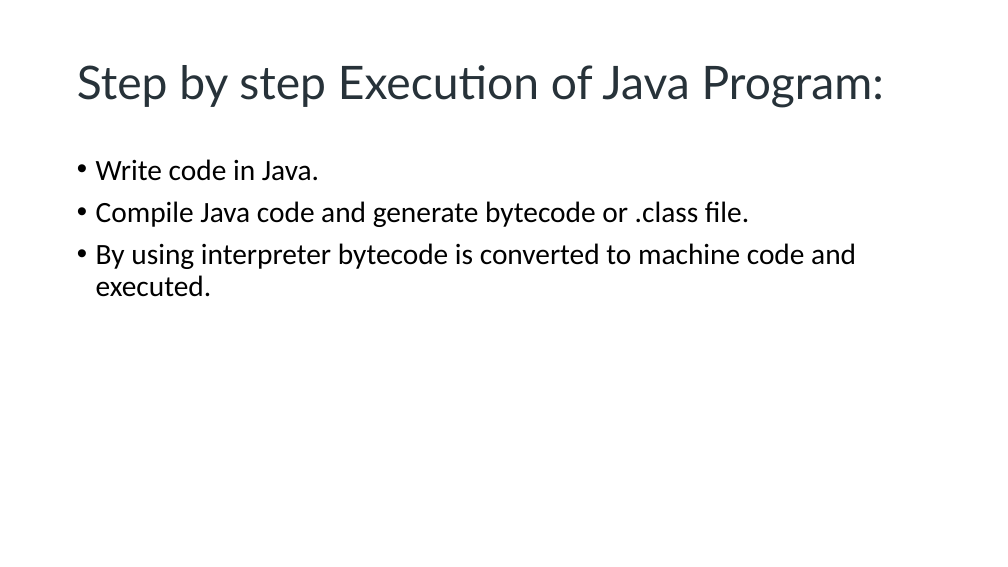
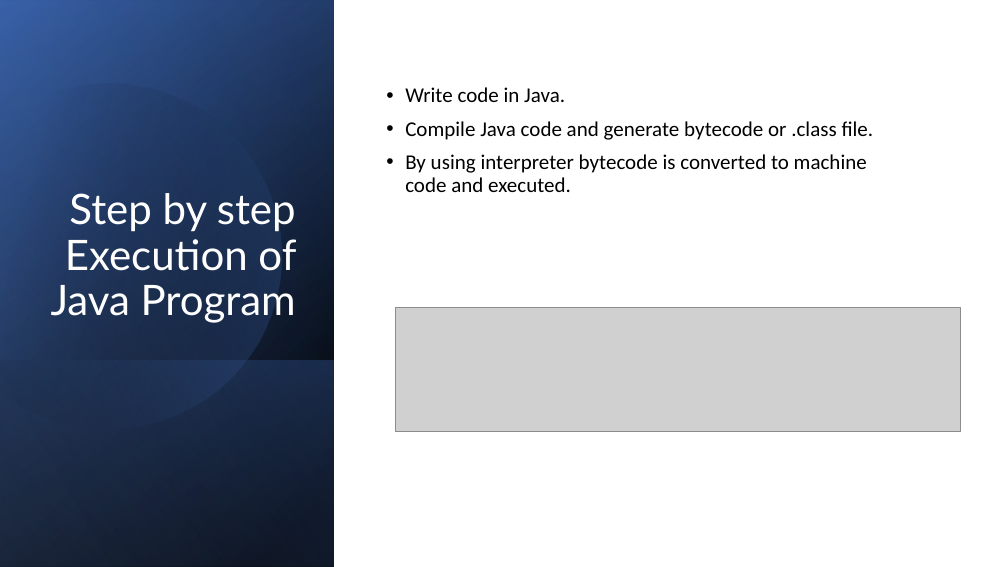
Before and after one commit to adithyavarkuri/Videos, a slide deck: slide 6 of 1.Java Execution/Java Execution.pptx. Drawn at 1008x567 pixels with LibreOffice and Linux fonts; fonts in the diff are those of the drawing; grey boxes stand for pictures. Boxes give left, top, right and bottom in pixels: in the first picture for what was removed or moved away, otherwise in the second. Text is boxed around its words. In the diff, an @@ line names an element or a change of style, - is before the commit and + after.

```diff
--- a/1.Java Execution/Java Execution.pptx
+++ b/1.Java Execution/Java Execution.pptx
@@ rectangle added at (0,0,334,567), fill gradient #000000 to #2F5597 @@
@@ rectangle added at (0,1,334,567), fill gradient #000000 to #4472C4 @@
@@ rectangle added at (0,0,334,566), fill gradient #000000 to #8FAADC @@
@@ freeform shape added at (0,42,323,464), fill gradient #000000 to #4472C4 @@
@@ title "Step by step Execution of ..." at (51,193,296,323): vertical alignment middle to bottom @@
@@ text "Write code in Java.": place and size @@
-text "Write code in Java." at (96,159,856,297)
+text "Write code in Java." at (405,87,874,192)
@@ text "Write code in Java." at (405,87,874,192): size 28 to 20 pt; vertical alignment top to middle @@
@@ title at (51,193,296,323): text changed; size 44 to 40 pt; text colour #273239 to #FFFFFF @@
-Step by step Execution of Java Program:
+Step by step Execution of Java Program
@@ picture added at (396,308,961,432) @@
@@ rectangle added at (0,360,334,567), fill gradient #4472C4 to #000000 @@
```
Also in this commit, not shown: 3 other slides changed, 5 other files.
